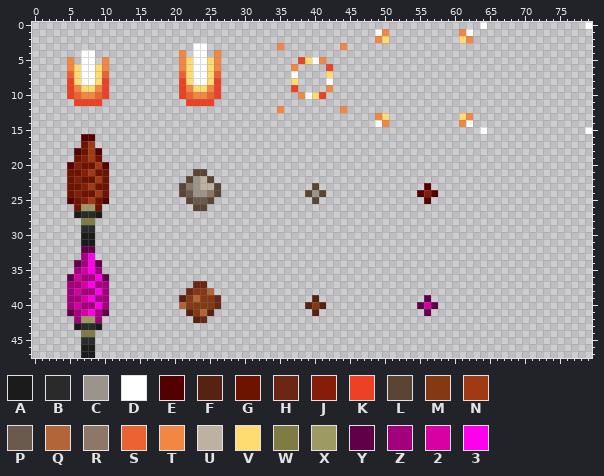
Two states of a sprite sheet, Assets/Sprites/Tileset_Projeteis.png. The picture above is the old version.
The file is 80x48 pixels.
Palette (. is transparent): A #1b1b1b  B #2a2a2a  C #9b948a  D #ffffff  E #550000  F #572212  G #6e1300  H #6b2713  J #861d09  K #ed4125  L #5a4535  M #833913  N #9f3a14  P #6a5a4d  Q #b16538  R #8d7868  S #eb6233  T #f28744  U #bdb1a2  V #ffdb72  W #7e7b44  X #9d9a63  Y #600049  Z #a2007c  2 #d600a3  3 #ff00ed
Pixels before (only the part around the change), first column x 59:
10 .....................
11 .....................
12 .....................
13 ..VT.................
14 ..TD.................
15 .....D..............D
16 .....................
17 .....................
18 .....................
19 .....................
20 .....................
21 .....................
22 .....................
23 .....................
24 .....................
25 .....................
26 .....................
27 .....................
28 .....................
29 .....................
30 .....................
31 .....................
32 .....................
33 .....................
34 .....................
35 .....................
36 .....................
37 .....................
38 .....................
39 .....................
40 .....................
41 .....................
42 .....................
After:
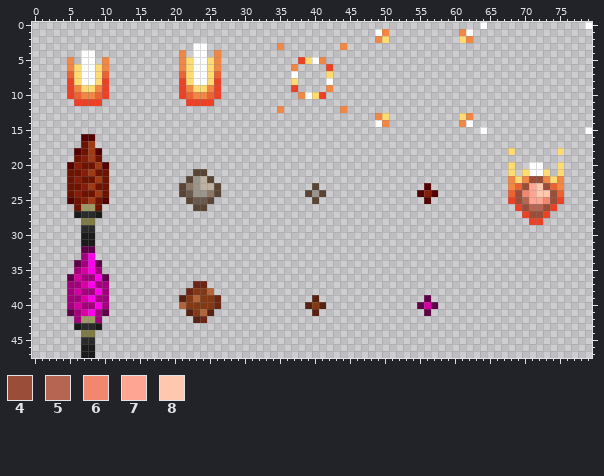
Colours new in this view: 4 #9a4d38  5 #b56552  6 #f1876f  7 #ffa693  8 #ffc7ad
The exact change:
{"y":18,"x":68,"old":".","new":"V"}
{"y":18,"x":75,"old":".","new":"V"}
{"y":20,"x":68,"old":".","new":"V"}
{"y":20,"x":71,"old":"..","new":"DD"}
{"y":20,"x":75,"old":".","new":"V"}
{"y":21,"x":68,"old":".","new":"V"}
{"y":21,"x":70,"old":"....","new":"VDDV"}
{"y":21,"x":75,"old":".","new":"V"}
{"y":22,"x":68,"old":"........","new":"TVT44TVT"}
{"y":23,"x":68,"old":"........","new":"TS4784ST"}
{"y":24,"x":68,"old":"........","new":"S467884S"}
{"y":25,"x":68,"old":"........","new":"K457764K"}
{"y":26,"x":69,"old":"......","new":"K4554K"}
{"y":27,"x":70,"old":"....","new":"K44K"}
{"y":28,"x":71,"old":"..","new":"KK"}
{"label":"added","picture_box":[508,148,564,225]}
